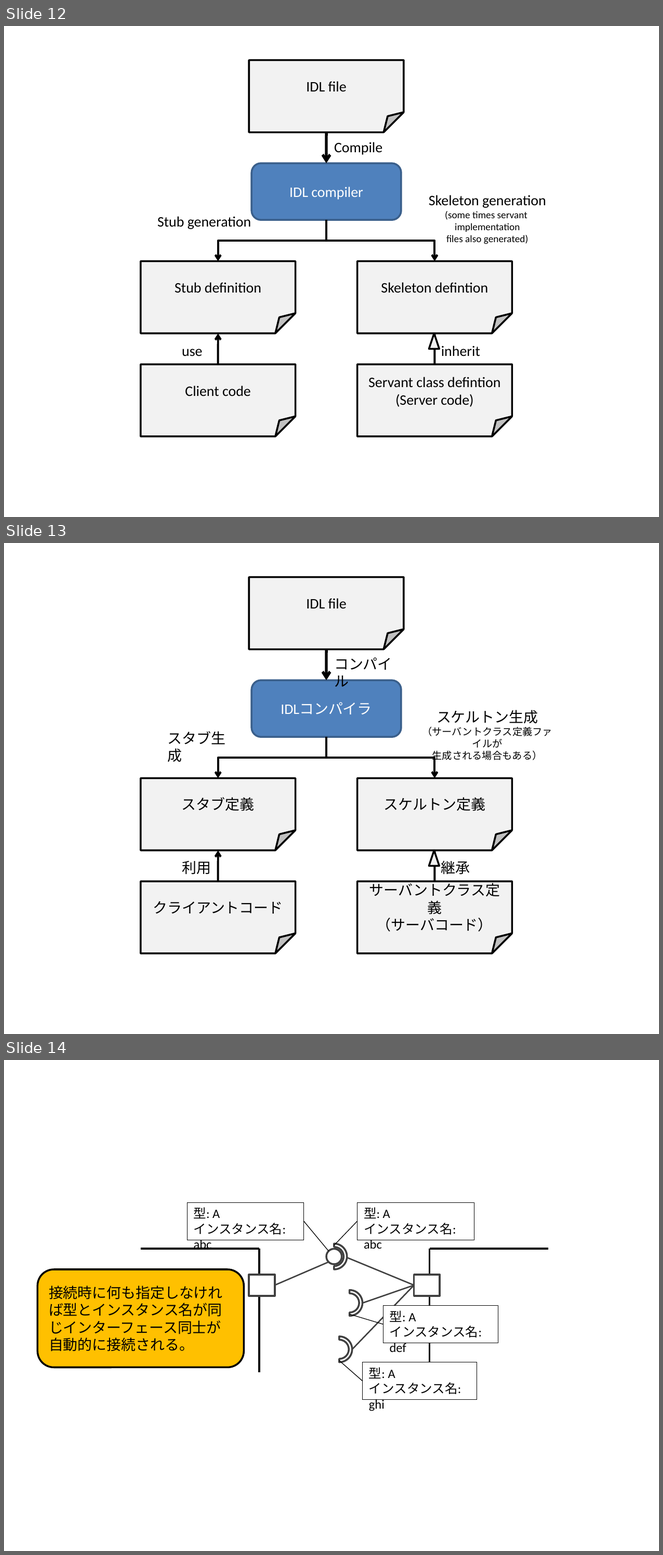
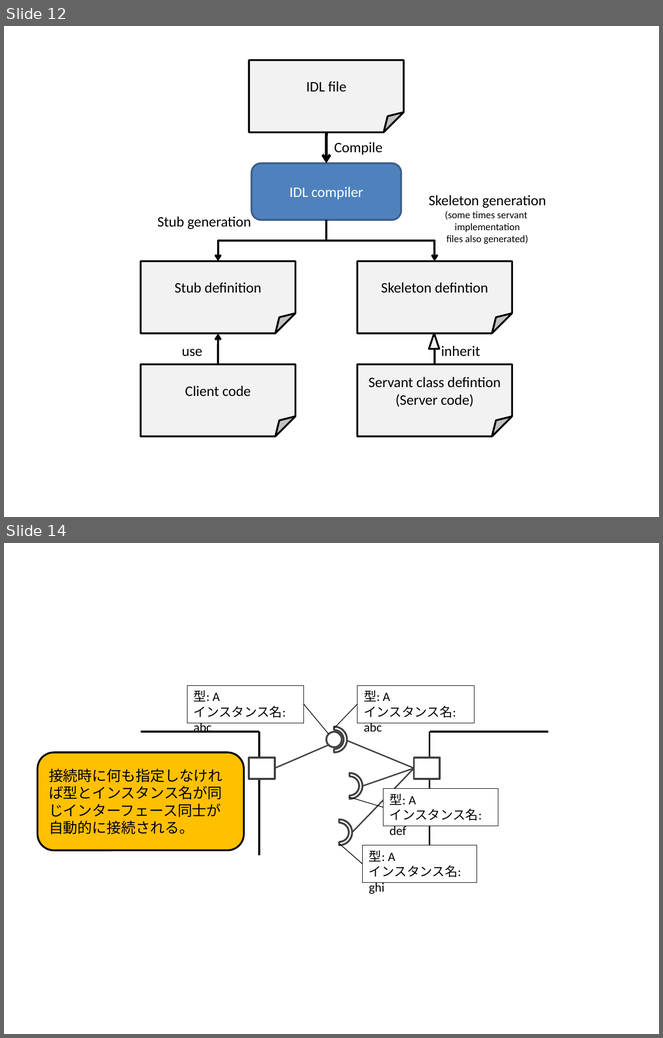
Before and after one commit to kkunita/openrtm.org, a slide deck: Documents/03_DevelopersGuide/01_Basic_RTC_Programming/03_ServciePort/ServicePort_Basic.pptx. Shown one above the other, each under a label of ours: slides 12, 13 and 14 before the commit, slides 12 and 14 after it; the slides between them are not shown. The pictures are 663x1555 and 663x1038 pixels, drawn with LibreOffice and Linux fonts; fonts in the diff are those of the drawing. Boxes give left, top, right and bottom in pixels: in the first picture for what was removed or moved away, otherwise in the second. Text is boxed around its words. In the diff, an @@ line names an element or a change of style, - is before the commit and + after.

```diff
--- a/Documents/03_DevelopersGuide/01_Basic_RTC_Programming/03_ServciePort/ServicePort_Basic.pptx
+++ b/Documents/03_DevelopersGuide/01_Basic_RTC_Programming/03_ServciePort/ServicePort_Basic.pptx
@@ slide 13 removed at box(4, 543, 659, 1034), background #FFFFFF @@
@@ folded corner removed at box(249, 577, 404, 649) @@
-IDL file
@@ arrow removed from (326, 649) to (326, 681) @@
@@ text removed at box(334, 657, 392, 687) @@
-コンパイル
@@ rounded rectangle removed at box(252, 681, 401, 737) @@
-IDLコンパイラ
@@ text removed at box(422, 710, 553, 762) @@
-スケルトン生成
-（サーバントクラス定義ファイルが
-生成される場合もある）
@@ text removed at box(168, 731, 226, 762) @@
-スタブ生成
@@ elbow arrow removed from (326, 737) to (218, 778) @@
@@ elbow arrow removed from (326, 737) to (435, 778) @@
@@ folded corner removed at box(141, 778, 296, 850) @@
-スタブ定義
@@ folded corner removed at box(357, 778, 512, 850) @@
-スケルトン定義
@@ arrow removed from (218, 882) to (218, 851) @@
@@ triangle removed at box(429, 850, 440, 866) @@
@@ line removed from (435, 882) to (435, 851) @@
@@ text removed at box(182, 861, 211, 875) @@
-利用
@@ text removed at box(441, 861, 470, 875) @@
-継承
@@ folded corner removed at box(141, 882, 296, 954) @@
-クライアントコード
@@ folded corner removed at box(357, 882, 512, 954) @@
-サーバントクラス定義
-（サーバコード）
```
Also in this commit, not shown: 4 slides changed, 4 slides added, 3 other slides removed, 15 other files.
